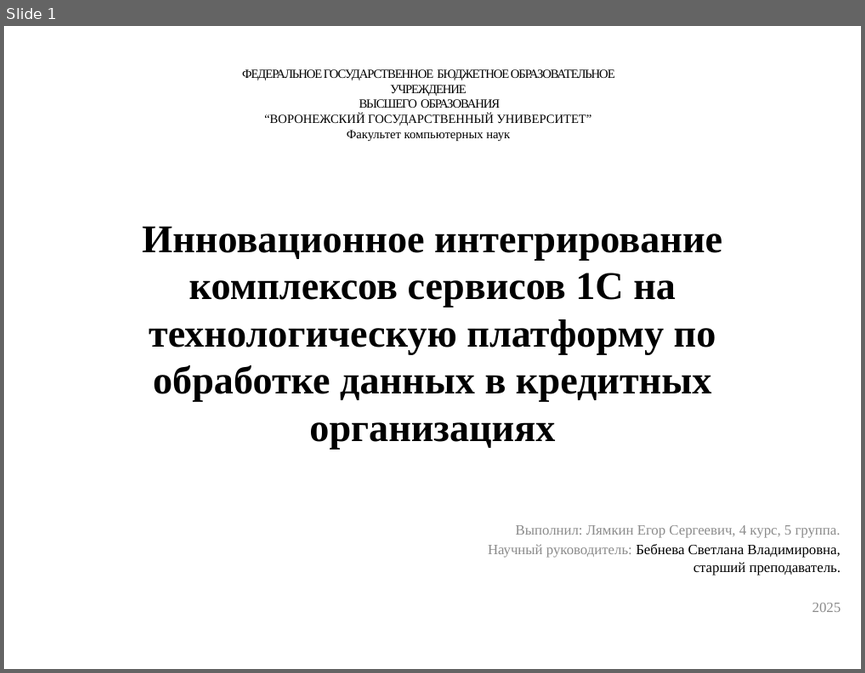
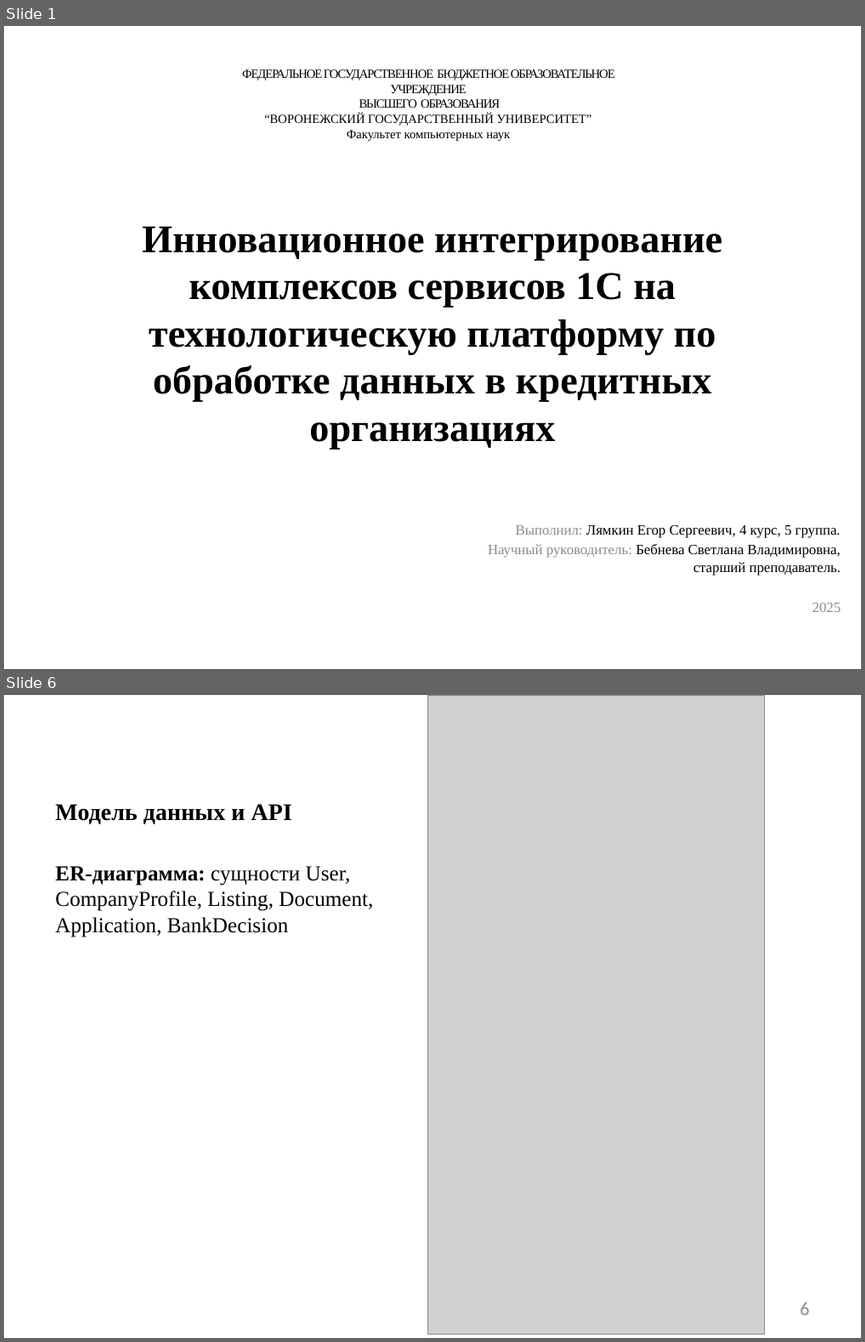
Before and after one commit to 4Bul04kka/diploma, a slide deck: дипломная работа/Лямкин презентация.pptx. Shown one above the other, each under a label of ours: slide 1 before the commit, slides 1 and 6 after it; the slides between them are not shown. The pictures are 865x673 and 865x1342 pixels, drawn with LibreOffice and Linux fonts; fonts in the diff are those of the drawing; grey boxes stand for pictures. Boxes give left, top, right and bottom in pixels: in the first picture for what was removed or moved away, otherwise in the second. Text is boxed around its words. In the diff, an @@ line names an element or a change of style, - is before the commit and + after.

```diff
--- a/дипломная работа/Лямкин презентация.pptx
+++ b/дипломная работа/Лямкин презентация.pptx
@@ slide 6 added at (x1=4, y1=695, x2=861, y2=1338), background #FFFFFF @@
@@ picture added at (x1=428, y1=695, x2=765, y2=1333) @@
@@ title added at (x1=55, y1=804, x2=292, y2=824), 20 pt, text #000000, bold @@
+Модель данных и API
@@ text added at (x1=55, y1=866, x2=373, y2=937), 18 pt, text #000000 @@
+ER-диаграмма: сущности User, CompanyProfile, Listing, Document, Application, BankDecision
@@ page number added at (x1=800, y1=1302, x2=809, y2=1315), 16 pt, text #8C8C8C @@
+6
@@ slide 1 changed as well @@
@@ subtitle at (x1=516, y1=525, x2=840, y2=538): text colour #8C8C8C to #000000 in "Лямкин Егор Сергеевич, 4 курс, 5 группа." @@
```
Also in this commit, not shown: 7 other slides added, 7 slides removed, 19 other files.
